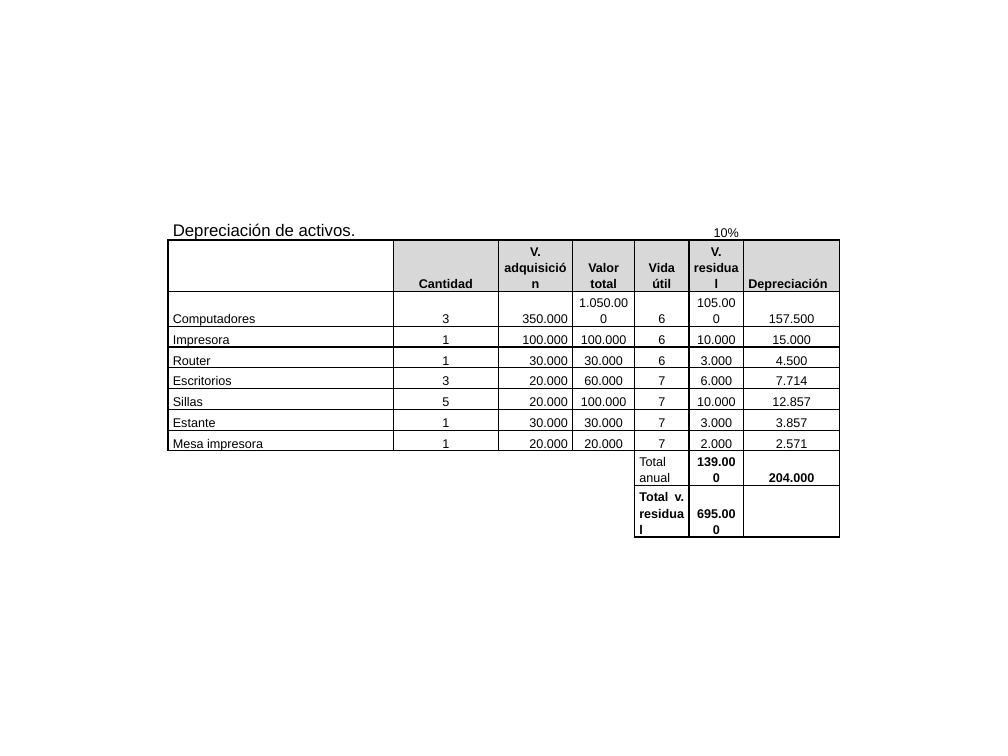
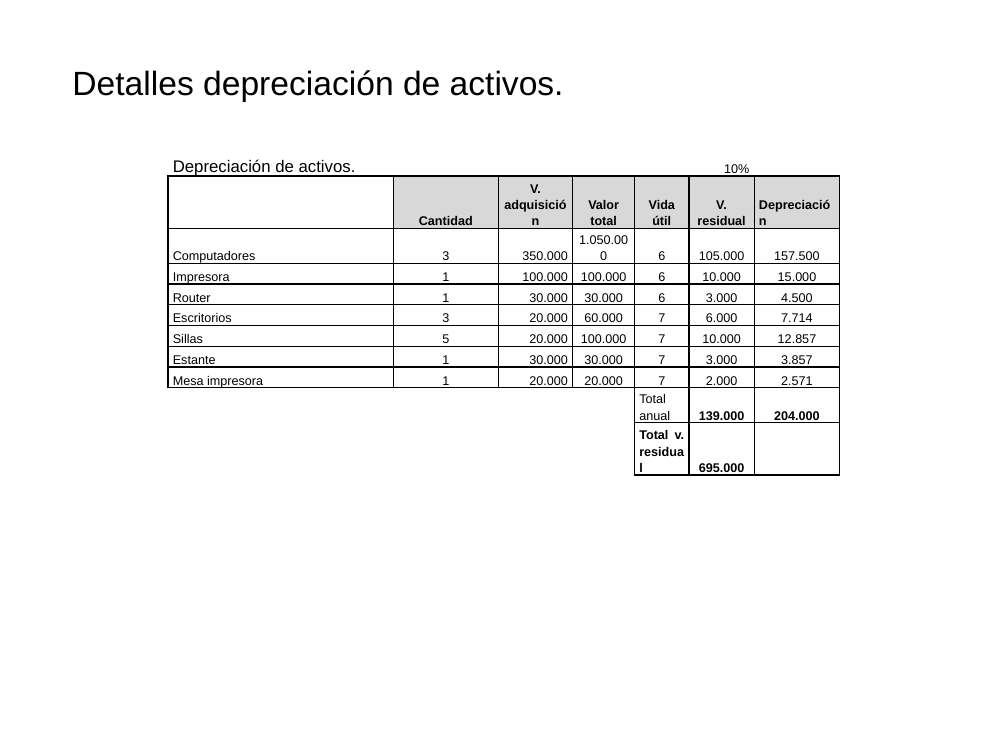
Before and after one commit to saburto/sigset, a slide deck: slide 6 of sigset/documentos/Documentos finales/PresentacionFlujocaja.pptx. Drawn at 1008x756 pixels with LibreOffice and Linux fonts; fonts in the diff are those of the drawing; background and template pictures are left out. Boxes give left, top, right and bottom in pixels: in the first picture for what was removed or moved away, otherwise in the second. Text is boxed around its words. In the diff, an @@ line names an element or a change of style, - is before the commit and + after.

```diff
--- a/sigset/documentos/Documentos finales/PresentacionFlujocaja.pptx
+++ b/sigset/documentos/Documentos finales/PresentacionFlujocaja.pptx
@@ text added at (72, 70, 564, 102), 24 pt, text #000000 @@
+Detalles depreciación de activos.
@@ table: place and size @@
-table at (168, 217, 841, 538)
+table at (168, 152, 841, 479)
```
Also in this commit, not shown: 5 other slides changed.
